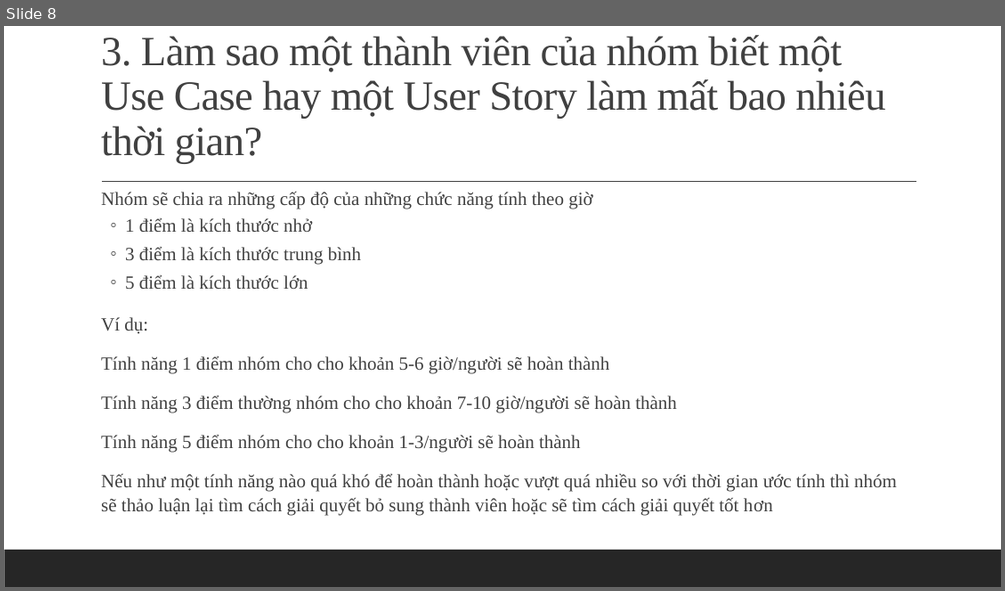
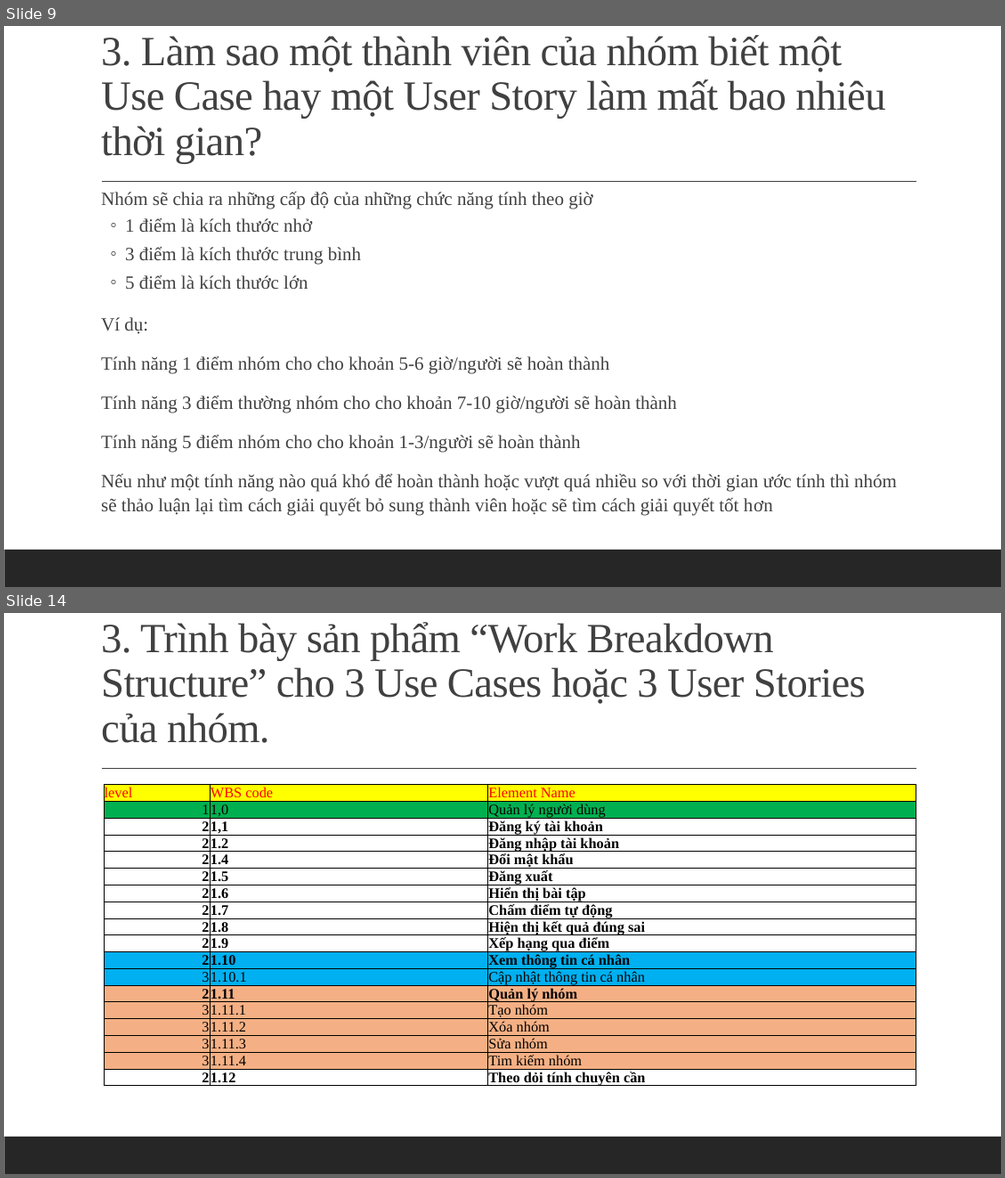
Before and after one commit to huynhquangminh/18HCB_QuanLyQuyTrinhPhanMem, a slide deck: Documents/Tuan3/Nhom_3_Tuan_3.pptx. Shown one above the other, each under a label of ours: slide 8 before the commit, slides 9 and 14 after it; the slides between them are not shown. The pictures are 1005x591 and 1005x1178 pixels, drawn with LibreOffice and Linux fonts; fonts in the diff are those of the drawing. Boxes give left, top, right and bottom in pixels: in the first picture for what was removed or moved away, otherwise in the second. Text is boxed around its words. In the diff, an @@ line names an element or a change of style, - is before the commit and + after.

```diff
--- a/Documents/Tuan3/Nhom_3_Tuan_3.pptx
+++ b/Documents/Tuan3/Nhom_3_Tuan_3.pptx
@@ slide 14 added at (4, 613, 1001, 1174), background #FFFFFF; not listed: 2 template elements that a slide beside it also shows @@
@@ title added at (101, 622, 866, 743), 40 pt, text #404040 @@
+3. Trình bày sản phẩm “Work Breakdown Structure” cho 3 Use Cases hoặc 3 User Stories của nhóm.
@@ table added at (104, 784, 916, 1110), 18 rows, 3 columns @@
+level | WBS code | Element Name
+1 | 1,0 | Quản lý người dùng
+2 | 1,1 | Đăng ký tài khoản
+2 | 1.2 | Đăng nhập tài khoản
+2 | 1.4 | Đổi mật khẩu
+2 | 1.5 | Đăng xuất
+2 | 1.6 | Hiển thị bài tập
+2 | 1.7 | Chấm điểm tự động
+2 | 1.8 | Hiện thị kết quả đúng sai
+2 | 1.9 | Xếp hạng qua điểm
+2 | 1.10 | Xem thông tin cá nhân
+3 | 1.10.1 | Cập nhật thông tin cá nhân
+2 | 1.11 | Quản lý nhóm
+3 | 1.11.1 | Tạo nhóm
+3 | 1.11.2 | Xóa nhóm
+3 | 1.11.3 | Sửa nhóm
+3 | 1.11.4 | Tim kiếm nhóm
+2 | 1.12 | Theo dỏi tính chuyên cần
@@ what was slide 8 is now slide 9 @@
```
Also in this commit, not shown: 3 slides changed, 10 other slides added, 1 other file.
